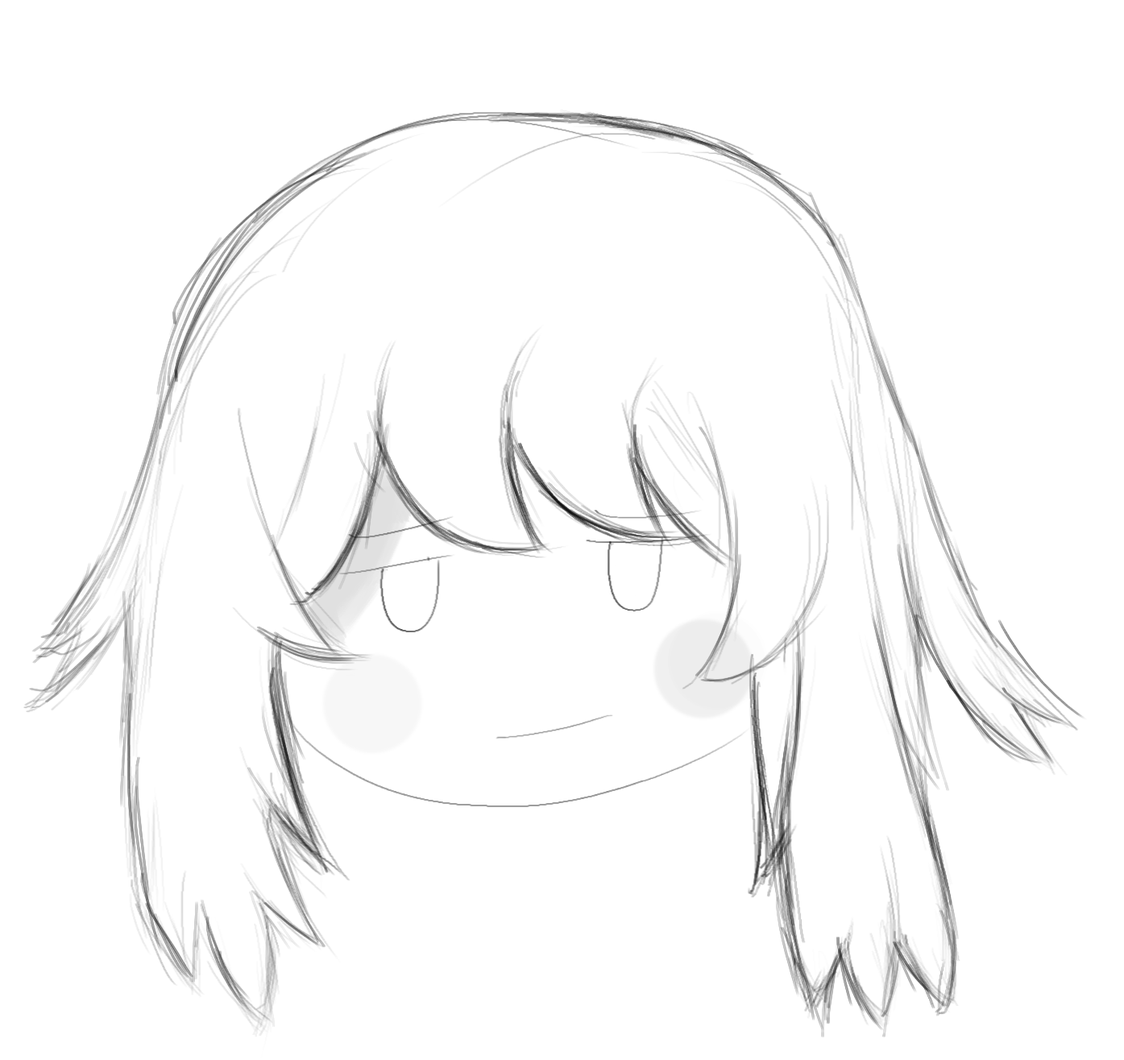
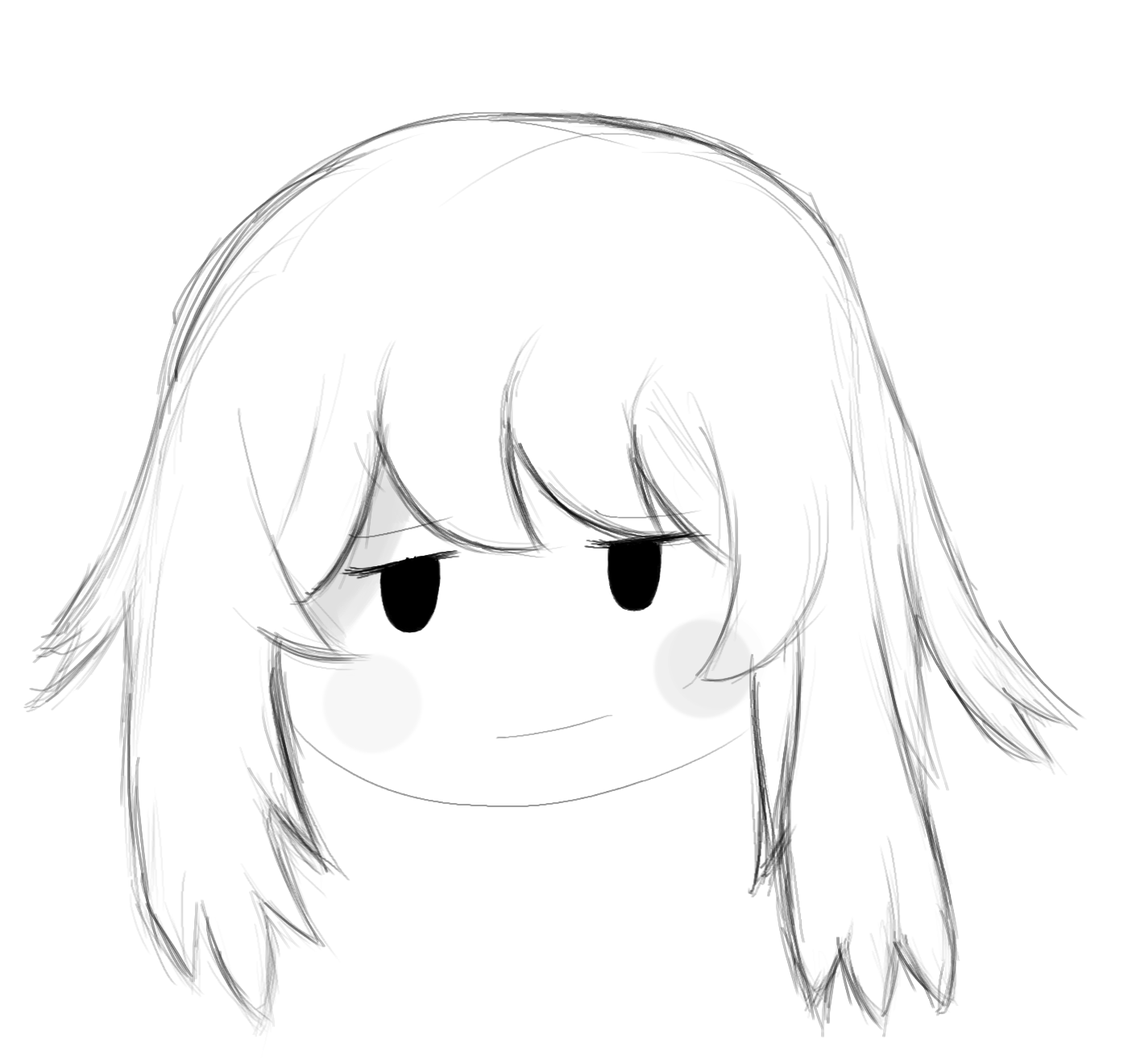
Two versions of the same layered image (1124x1060). Layer-by-layer changes:
painted on "Paint Layer 9" over bbox(341, 530, 713, 634)
